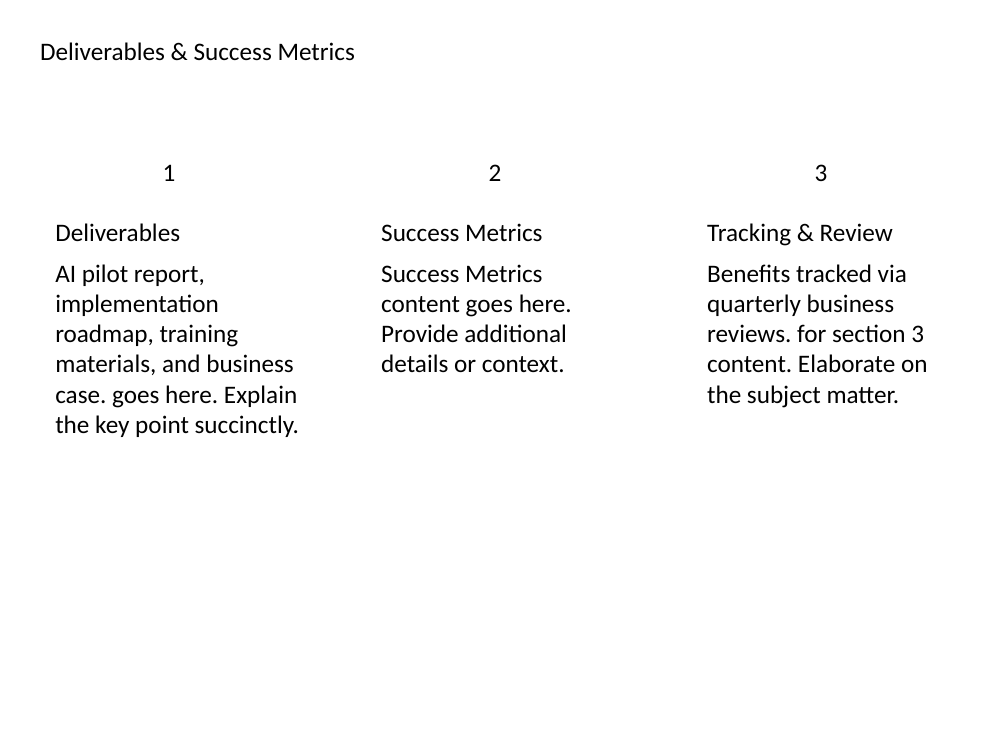
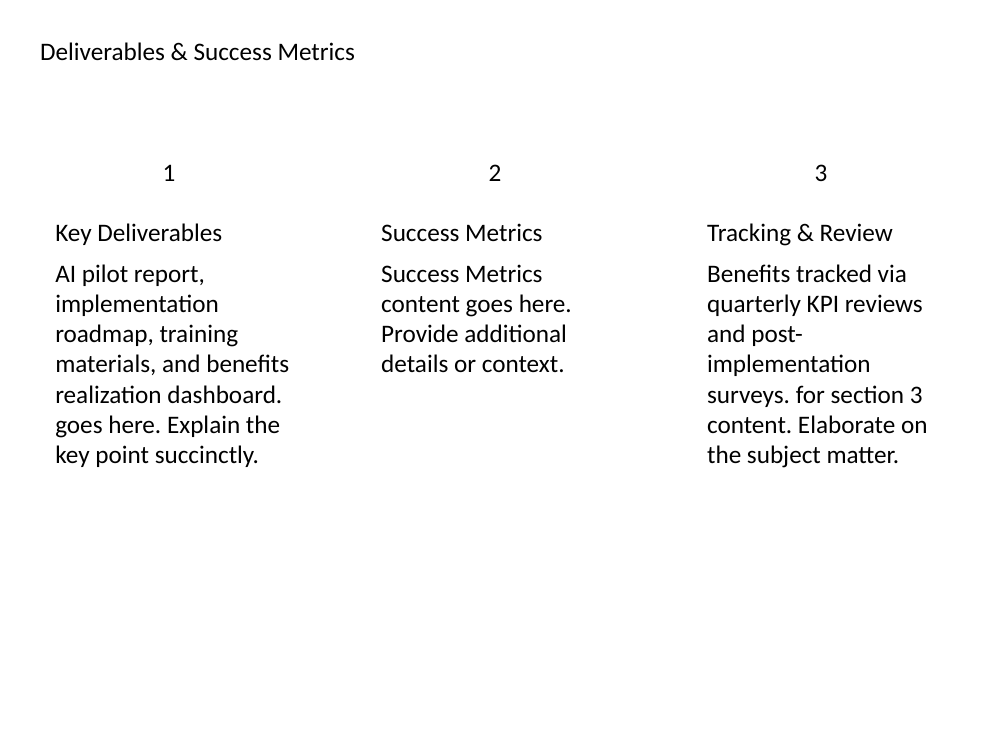
Before and after one commit to vedant1811/kenley-create-decks, a slide deck: slide 6 of src/lib/output/GeneratedPresentation.pptx. Drawn at 1008x756 pixels with LibreOffice and Linux fonts; fonts in the diff are those of the drawing. Boxes give left, top, right and bottom in pixels: in the first picture for what was removed or moved away, otherwise in the second. Text is boxed around its words. In the diff, an @@ line names an element or a change of style, - is before the commit and + after.

```diff
--- a/src/lib/output/GeneratedPresentation.pptx
+++ b/src/lib/output/GeneratedPresentation.pptx
@@ text at [55, 223, 222, 245]: text changed @@
-Deliverables
+Key Deliverables
@@ text at [55, 264, 289, 467]: text changed @@
-AI pilot report, implementation roadmap, training materials, and business case. goes here. Explain the key point succinctly.
+AI pilot report, implementation roadmap, training materials, and benefits realization dashboard. goes here. Explain the key point succinctly.
@@ text at [707, 264, 928, 468]: text changed @@
-Benefits tracked via quarterly business reviews. for section 3 content. Elaborate on the subject matter.
+Benefits tracked via quarterly KPI reviews and post-implementation surveys. for section 3 content. Elaborate on the subject matter.
```
Also in this commit, not shown: 7 other slides changed, 1 slide added, 1 slide removed, 4 other files.
